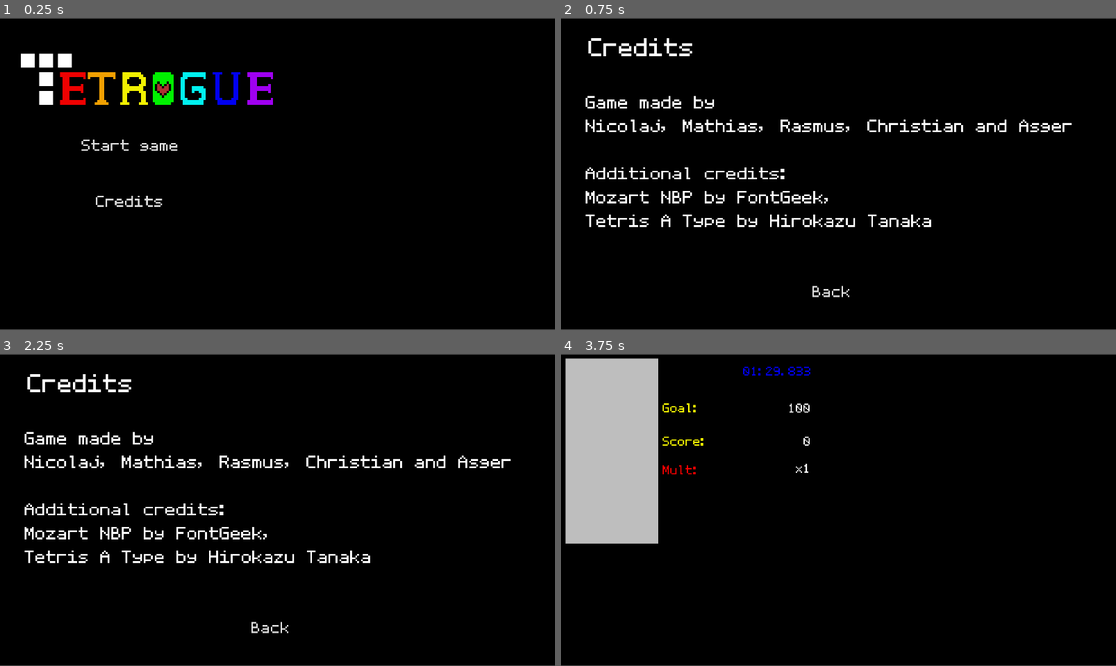
Above: before the commit, frames 1-4 (two rows, left to right).
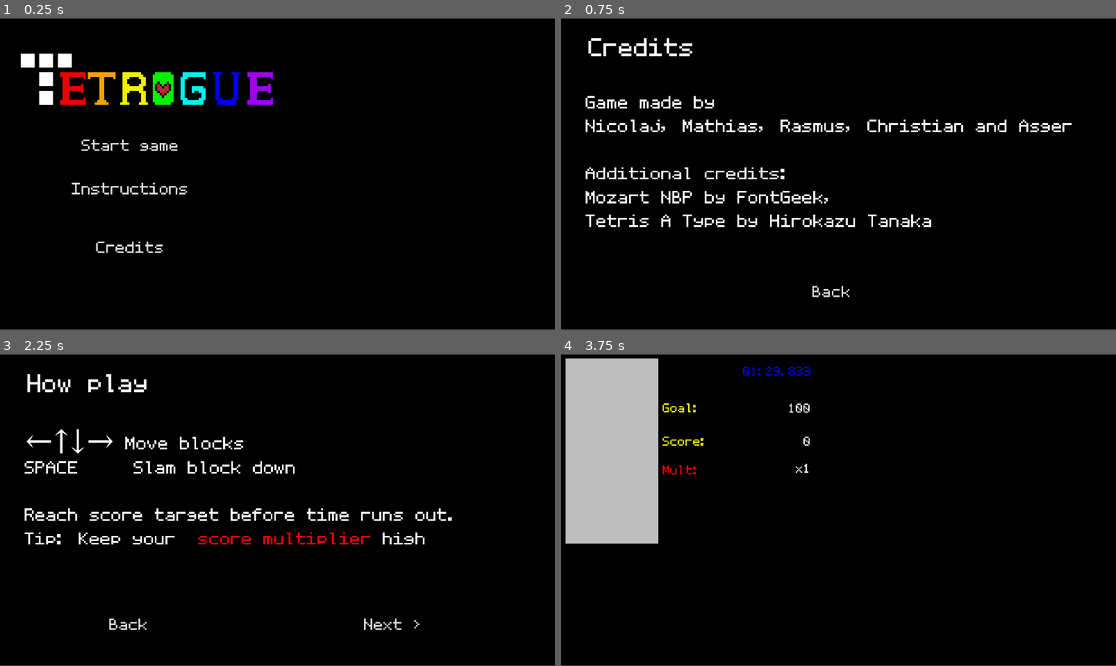
Above: after the commit, the same moments.

Repository: AsgerHB/create-jam-spring-2025
Game: Godot game, scene res://Scenes/Main Menu.tscn
Same seed, same stepped clock (60 frames per second), same inputs: the game is played once before the commit and once after it. Sound files missing from this copy of the repository are replaced by a short silence.
Inputs (mouse positions are in pixels of both pictures, inside the frame that each line leads up to):
- Up to frame 1 (0.25 s): no input
- Up to frame 2 (0.75 s): click "Credits" at 0.5 s
- Up to frame 3 (2.25 s): click "Back" at 1.25 s; click (127, 525) at 2 s, where only the run after the commit has a clickable "Instructions"
- Up to frame 4 (3.75 s): click "Back" at 2.75 s; click "Start game" at 3.5 s

The runs differ from the first frame. In frame 1, 0.6% of the frame differs, in the area x 12-34%, y 52-76%; in frame 2, nothing differs; in frame 3, 6.6%, in the area x 4-93%, y 6-90%; in frame 4, nothing differs.

Commit message:
Add instructions pages

Diff:
--- a/Prefabs/SelectorButton.tscn
+++ b/Prefabs/SelectorButton.tscn
@@ -5,6 +5,7 @@
 
 [node name="SelectorButton" type="Button"]
 theme = ExtResource("1_hw63p")
+theme_override_colors/font_color = Color(0, 0, 0, 1)
 button_mask = 7
 text = "Add to pool"
 script = ExtResource("1_bk6sj")
--- /dev/null
+++ b/Scenes/Instructions1.tscn
@@ -0,0 +1,60 @@
+[gd_scene load_steps=4 format=3 uid="uid://d1hqtmp8wnpd"]
+
+[ext_resource type="Script" uid="uid://cb8yt3moiakpn" path="res://Scripts/Credits.gd" id="1_vs51u"]
+[ext_resource type="Texture2D" uid="uid://bb72uply2u8hi" path="res://Sprites/Black.png" id="2_8lqe2"]
+[ext_resource type="Theme" uid="uid://0guyg45mewl2" path="res://Theming/retro.tres" id="3_mq808"]
+
+[node name="Menu2" type="Node2D"]
+script = ExtResource("1_vs51u")
+
+[node name="Black" type="Sprite2D" parent="."]
+position = Vector2(958.5, 539.5)
+scale = Vector2(120.188, 67.1875)
+texture = ExtResource("2_8lqe2")
+
+[node name="RichTextLabel" type="RichTextLabel" parent="."]
+offset_left = 95.0
+offset_top = 44.0
+offset_right = 1092.0
+offset_bottom = 185.0
+theme = ExtResource("3_mq808")
+theme_override_font_sizes/normal_font_size = 140
+text = "How play"
+
+[node name="RichTextLabel2" type="RichTextLabel" parent="."]
+offset_left = 85.0
+offset_top = 250.0
+offset_right = 1826.0
+offset_bottom = 792.0
+theme = ExtResource("3_mq808")
+theme_override_font_sizes/normal_font_size = 100
+bbcode_enabled = true
+text = "←↑↓→ Move blocks
+SPACE     Slam block down
+
+Reach score target before time runs out.
+Tip: Keep your [color=red] score multiplier[/color] high"
+
+[node name="Interactive" type="Node2D" parent="."]
+script = ExtResource("1_vs51u")
+
+[node name="BackButton" type="Button" parent="Interactive"]
+offset_left = 92.0
+offset_top = 878.0
+offset_right = 800.0
+offset_bottom = 992.0
+theme = ExtResource("3_mq808")
+theme_override_font_sizes/font_size = 90
+text = "Back"
+
+[node name="NextButton" type="Button" parent="Interactive"]
+offset_left = 1007.0
+offset_top = 878.0
+offset_right = 1715.0
+offset_bottom = 992.0
+theme = ExtResource("3_mq808")
+theme_override_font_sizes/font_size = 90
+text = "Next >"
+
+[connection signal="pressed" from="Interactive/BackButton" to="Interactive" method="_on_back_button_pressed"]
+[connection signal="pressed" from="Interactive/NextButton" to="Interactive" method="_on_next_button_pressed"]
--- /dev/null
+++ b/Scenes/Instructions2.tscn
@@ -0,0 +1,157 @@
+[gd_scene load_steps=6 format=3 uid="uid://ccggcah8x2y63"]
+
+[ext_resource type="Script" uid="uid://cb8yt3moiakpn" path="res://Scripts/Credits.gd" id="1_4uyco"]
+[ext_resource type="Texture2D" uid="uid://bb72uply2u8hi" path="res://Sprites/Black.png" id="2_1cyd4"]
+[ext_resource type="Theme" uid="uid://0guyg45mewl2" path="res://Theming/retro.tres" id="3_m48fc"]
+[ext_resource type="Texture2D" uid="uid://dj7j4put16rls" path="res://Sprites/Gray.png" id="3_rv3dk"]
+[ext_resource type="Texture2D" uid="uid://t27wqlp1hsc5" path="res://Sprites/BlockSprites.png" id="5_xl543"]
+
+[node name="Menu" type="Node2D"]
+script = ExtResource("1_4uyco")
+
+[node name="Black" type="Sprite2D" parent="."]
+position = Vector2(958.5, 539.5)
+scale = Vector2(120.188, 67.1875)
+texture = ExtResource("2_1cyd4")
+
+[node name="Gray" type="Sprite2D" parent="."]
+position = Vector2(1007.25, 451.75)
+scale = Vector2(6.02239, 3.74896)
+texture = ExtResource("3_rv3dk")
+
+[node name="BlockSprites" type="Sprite2D" parent="Gray"]
+position = Vector2(-91.8725, -111.975)
+scale = Vector2(1.11686, 1.79415)
+texture = ExtResource("5_xl543")
+region_enabled = true
+region_rect = Rect2(0.0531025, 0.110546, 7.75385, 7.50169)
+
+[node name="BlockSprites2" type="Sprite2D" parent="Gray"]
+position = Vector2(-92.7749, -96.0388)
+scale = Vector2(1.03681, 1.61089)
+texture = ExtResource("5_xl543")
+region_enabled = true
+region_rect = Rect2(8, 0, 8, 8)
+
+[node name="BlockSprites3" type="Sprite2D" parent="Gray"]
+position = Vector2(-92.6918, -80.2158)
+scale = Vector2(1.01605, 1.6322)
+texture = ExtResource("5_xl543")
+region_enabled = true
+region_rect = Rect2(8, 16, 8, 8)
+
+[node name="BlockSprites4" type="Sprite2D" parent="Gray"]
+position = Vector2(-91.0314, -62.8777)
+scale = Vector2(1.14059, 1.83225)
+texture = ExtResource("5_xl543")
+region_enabled = true
+region_rect = Rect2(0, 8, 8, 8)
+
+[node name="BlockSprites5" type="Sprite2D" parent="Gray"]
+position = Vector2(-90.7863, -47.013)
+scale = Vector2(1.14059, 1.83225)
+texture = ExtResource("5_xl543")
+region_enabled = true
+region_rect = Rect2(8, 8, 8, 8)
+
+[node name="BlockSprites6" type="Sprite2D" parent="Gray"]
+position = Vector2(-90.6202, -32.3423)
+scale = Vector2(1.14059, 1.83225)
+texture = ExtResource("5_xl543")
+region_enabled = true
+region_rect = Rect2(0, 16, 8, 8)
+
+[node name="BlockSprites7" type="Sprite2D" parent="Gray"]
+position = Vector2(-90.1221, -16.8713)
+scale = Vector2(1.14059, 1.83225)
+texture = ExtResource("5_xl543")
+region_enabled = true
+region_rect = Rect2(16, 0, 8, 8)
+
+[node name="BlockSprites8" type="Sprite2D" parent="Gray"]
+position = Vector2(-90.4542, -1.40039)
+scale = Vector2(1.14059, 1.83225)
+texture = ExtResource("5_xl543")
+region_enabled = true
+region_rect = Rect2(32, 0, 8, 8)
+
+[node name="BlockSprites9" type="Sprite2D" parent="Gray"]
+position = Vector2(-89.2918, 13.5371)
+scale = Vector2(1.14059, 1.83225)
+texture = ExtResource("5_xl543")
+region_enabled = true
+region_rect = Rect2(32, 8, 8, 8)
+
+[node name="BlockSprites10" type="Sprite2D" parent="Gray"]
+position = Vector2(-89.2918, 29.008)
+scale = Vector2(1.14059, 1.83225)
+texture = ExtResource("5_xl543")
+region_enabled = true
+region_rect = Rect2(32, 16, 8, 8)
+
+[node name="BlockSprites11" type="Sprite2D" parent="Gray"]
+position = Vector2(-89.79, 44.479)
+scale = Vector2(1.14059, 1.83225)
+texture = ExtResource("5_xl543")
+region_enabled = true
+region_rect = Rect2(24, 0, 8, 8)
+
+[node name="BlockSprites12" type="Sprite2D" parent="Gray"]
+position = Vector2(-90.1221, 59.1497)
+scale = Vector2(1.14059, 1.83225)
+texture = ExtResource("5_xl543")
+region_enabled = true
+region_rect = Rect2(24, 16, 8, 8)
+
+[node name="BlockSprites13" type="Sprite2D" parent="Gray"]
+position = Vector2(-89.6239, 76.7546)
+scale = Vector2(1.14059, 1.83225)
+texture = ExtResource("5_xl543")
+region_enabled = true
+region_rect = Rect2(40, 0, 8, 8)
+
+[node name="BlockSprites14" type="Sprite2D" parent="Gray"]
+position = Vector2(-89.79, 91.692)
+scale = Vector2(1.14059, 1.83225)
+texture = ExtResource("5_xl543")
+region_enabled = true
+region_rect = Rect2(16, 8, 8, 8)
+
+[node name="RichTextLabel2" type="RichTextLabel" parent="."]
+offset_left = 501.5
+offset_top = 11.5
+offset_right = 1905.5
+offset_bottom = 895.5
+theme = ExtResource("3_m48fc")
+theme_override_colors/default_color = Color(0, 0, 0, 1)
+theme_override_font_sizes/normal_font_size = 70
+bbcode_enabled = true
+text = "Normal block. +5 points.
+Sand falls down. +5 points.
+FLoats up. +10 points [color=red]+1 mult[/color].
+Steady income. +5 points.
+Explode. +5 points.
+More block per block. +5 points [color=red]+1 mult[/color].
+Extra time. +5 points +5 seconds.
+Clear blocks below. +5 points.
+Plant that grows. +5 points.
+Grows plant. +5 points.
+Random surprise gift!
+He move. +20 points.
+Digs around. +15 points.
+Sturdy. +10 points.
+There may be more that I forgot."
+
+[node name="Interactive" type="Node2D" parent="."]
+script = ExtResource("1_4uyco")
+
+[node name="BackButton" type="Button" parent="Interactive"]
+offset_left = -138.0
+offset_top = 49.0
+offset_right = 570.0
+offset_bottom = 163.0
+theme = ExtResource("3_m48fc")
+theme_override_font_sizes/font_size = 90
+text = "Back"
+
+[connection signal="pressed" from="Interactive/BackButton" to="Interactive" method="_on_back_button_pressed"]
--- a/Scenes/Main Menu.tscn
+++ b/Scenes/Main Menu.tscn
@@ -44,13 +44,22 @@
 text = "Start game"
 
 [node name="CreditsButton" type="Button" parent="Interactive"]
-offset_left = 95.0
-offset_top = 577.0
-offset_right = 803.0
-offset_bottom = 691.0
+offset_left = 97.0
+offset_top = 736.0
+offset_right = 805.0
+offset_bottom = 850.0
 theme = ExtResource("1_totuj")
 theme_override_font_sizes/font_size = 90
 text = "Credits"
+
+[node name="InstructionsButton" type="Button" parent="Interactive"]
+offset_left = 97.0
+offset_top = 533.0
+offset_right = 805.0
+offset_bottom = 647.0
+theme = ExtResource("1_totuj")
+theme_override_font_sizes/font_size = 90
+text = "Instructions"
 
 [node name="ListenerExample" type="Node" parent="."]
 script = ExtResource("4_eotax")
@@ -63,4 +72,5 @@
 
 [connection signal="pressed" from="Interactive/PlayButton" to="." method="_on_play_button_pressed"]
 [connection signal="pressed" from="Interactive/CreditsButton" to="." method="_on_credits_button_pressed"]
+[connection signal="pressed" from="Interactive/InstructionsButton" to="." method="_on_instructions_button_pressed"]
 [connection signal="finished" from="Tetrogue-Menu" to="Tetrogue-Menu" method="_on_finished"]
--- a/Scripts/Cell.gd
+++ b/Scripts/Cell.gd
@@ -102,7 +102,13 @@
 	# Do scoring
 	var score
 	match type:
-		Type.Gold:
+		Type.Monster:
+			score = 20
+		Type.Mole:
+			score = 15
+		Type.Concrete:
+			score = 10
+		Type.ConcreteSemiBroken:
 			score = 10
 		Type.Compressed:
 			score = 5
--- a/Scripts/Credits.gd
+++ b/Scripts/Credits.gd
@@ -1,6 +1,17 @@
 extends Node2D
+
+# Also hijacked for instructions pages
 
 
 func _on_back_button_pressed() -> void:
 	get_tree().change_scene_to_file("res://Scenes/Main Menu.tscn")
 	pass # Replace with function body.
+
+
+func _on_next_button_pressed() -> void:
+	get_tree().change_scene_to_file("res://Scenes/Instructions2.tscn")
+	pass # Replace with function body.
+
+func _on_next2_button_pressed() -> void:
+	get_tree().change_scene_to_file("res://Scenes/Instructions2.tscn")
+	pass # Replace with function body.
--- a/Scripts/MainMenu.gd
+++ b/Scripts/MainMenu.gd
@@ -9,3 +9,7 @@
 func _on_credits_button_pressed() -> void:
 	get_tree().change_scene_to_file("res://Scenes/Credits.tscn")
 	pass # Replace with function body.
+
+
+func _on_instructions_button_pressed() -> void:
+	get_tree().change_scene_to_file("res://Scenes/Instructions1.tscn")
Binary file changed: Sprites/BlockSprites.png
